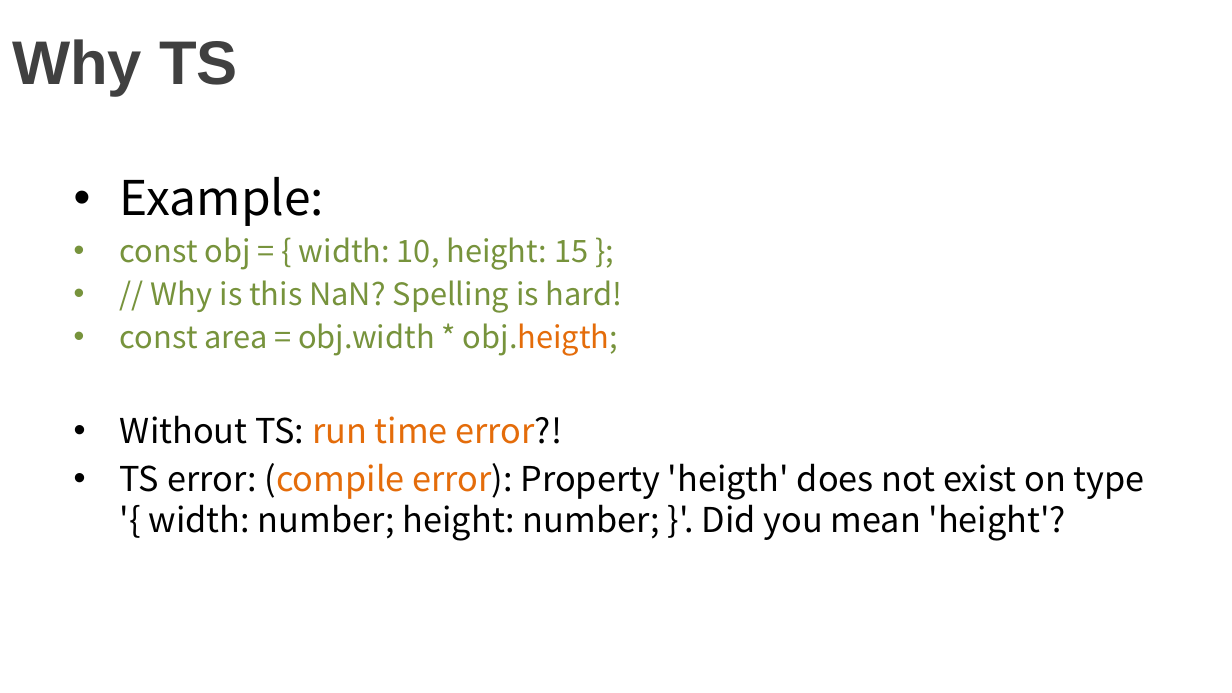
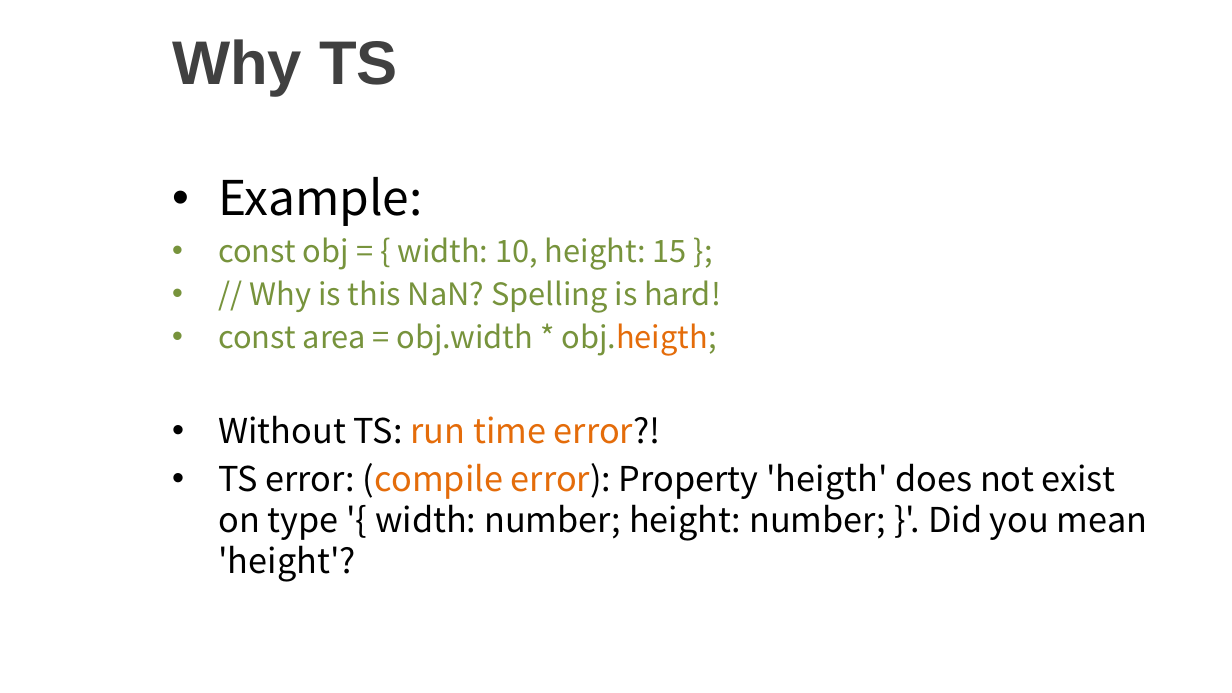
Before and after one commit to kingofday/ReactTS, a slide deck: slide 5 of docs/pres1.pptx (slide 3 before the commit). Drawn at 1232x693 pixels with LibreOffice and Linux fonts; fonts in the diff are those of the drawing; background and template pictures are left out. Boxes give left, top, right and bottom in pixels: in the first picture for what was removed or moved away, otherwise in the second. Text is boxed around its words. In the diff, an @@ line names an element or a change of style, - is before the commit and + after.

```diff
--- a/docs/pres1.pptx
+++ b/docs/pres1.pptx
@@ title "Why TS" moved from (x1=12, y1=39, x2=238, y2=95) to (x1=172, y1=39, x2=398, y2=95) @@
@@ text "Example:" rewrapped from (x1=120, y1=177, x2=1145, y2=541) to (x1=218, y1=177, x2=1147, y2=582) @@
```
Also in this commit, not shown: 2 other slides changed, 20 slides added, 1 slide removed.
